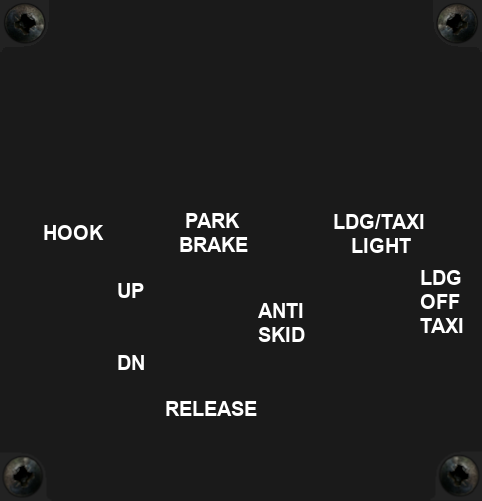
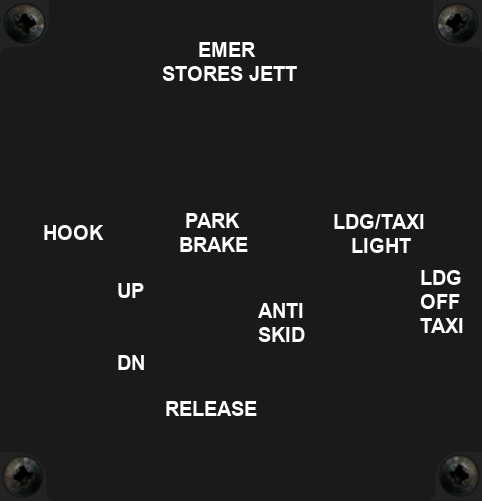
Two versions of the same layered image (482x501). Layer-by-layer changes:
added layer "EMER ..." above "HOOK" over [162, 42, 297, 81]
